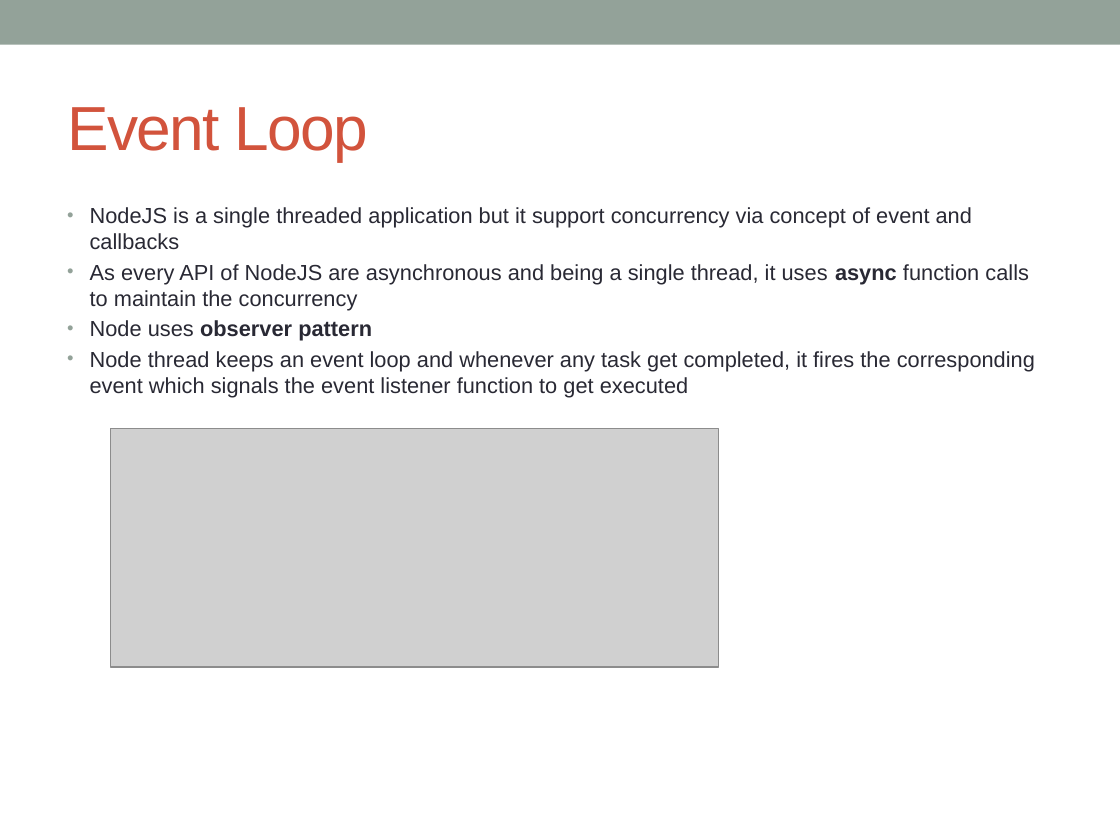
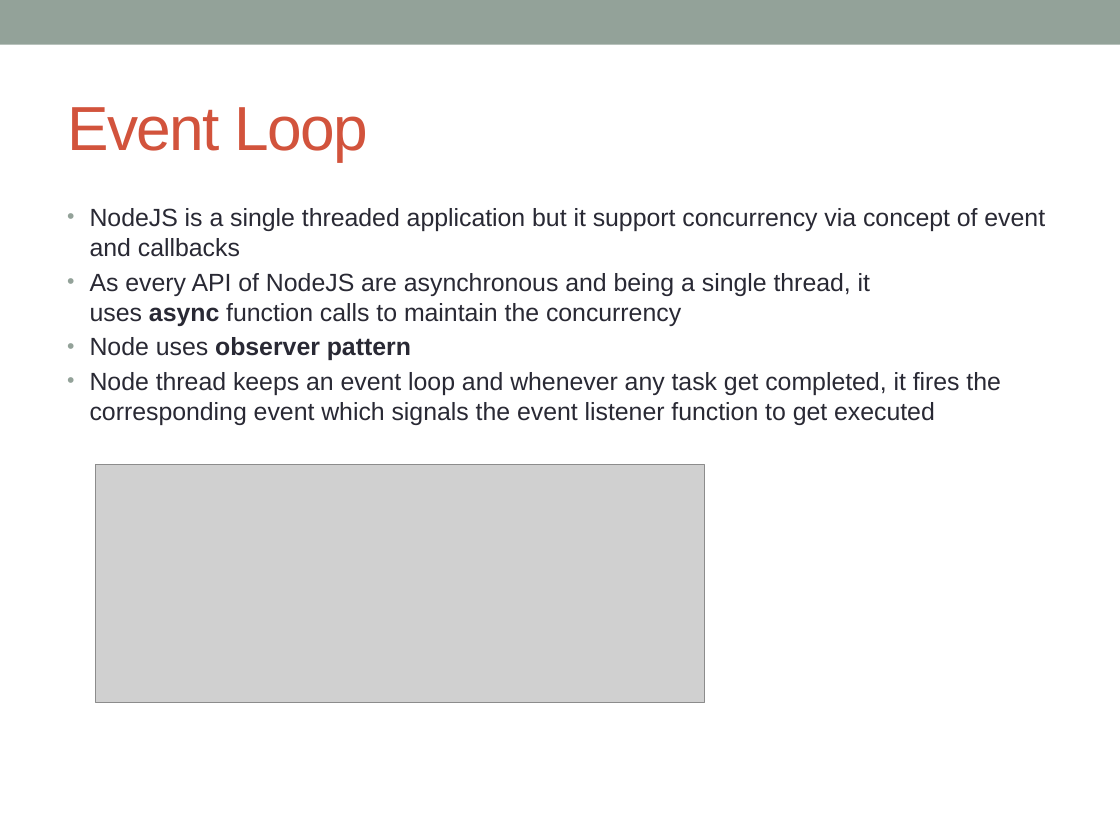
Before and after one commit to notionquest/ProjectDocumentation, a slide deck: slide 13 of NodeJS.pptx (slide 12 before the commit). Drawn at 1120x840 pixels with LibreOffice and Linux fonts; fonts in the diff are those of the drawing; grey boxes stand for pictures. Boxes give left, top, right and bottom in pixels: in the first picture for what was removed or moved away, otherwise in the second. Text is boxed around its words. In the diff, an @@ line names an element or a change of style, - is before the commit and + after.

```diff
--- a/NodeJS.pptx
+++ b/NodeJS.pptx
@@ text "NodeJS is a single threaded ..." at [90, 208, 1045, 425]: size 14 to 16 pt @@
@@ picture: place and size @@
-picture at [110, 429, 718, 668]
+picture at [95, 464, 703, 702]
```
Also in this commit, not shown: 11 other slides changed, 8 slides added.
